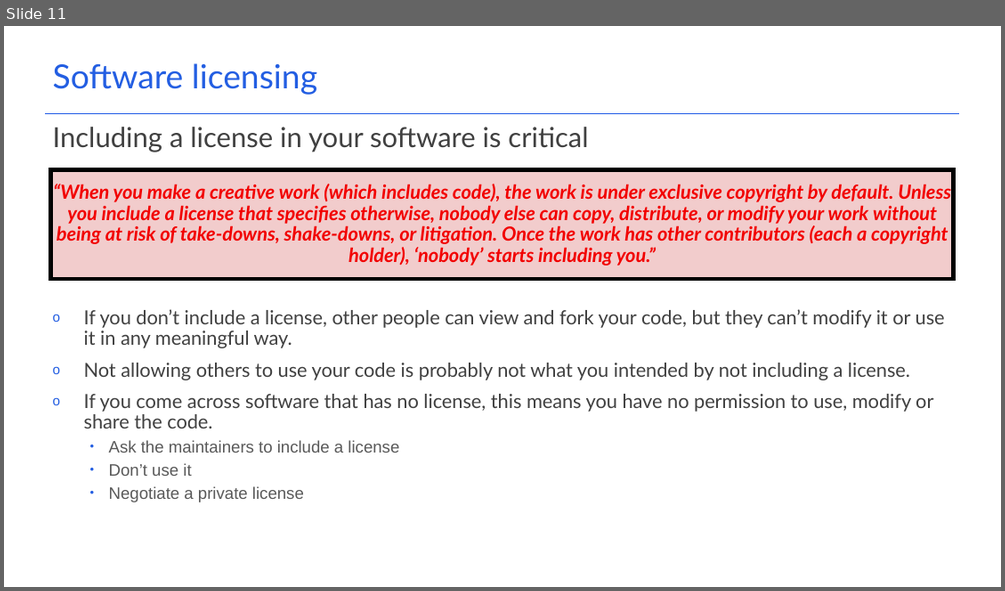
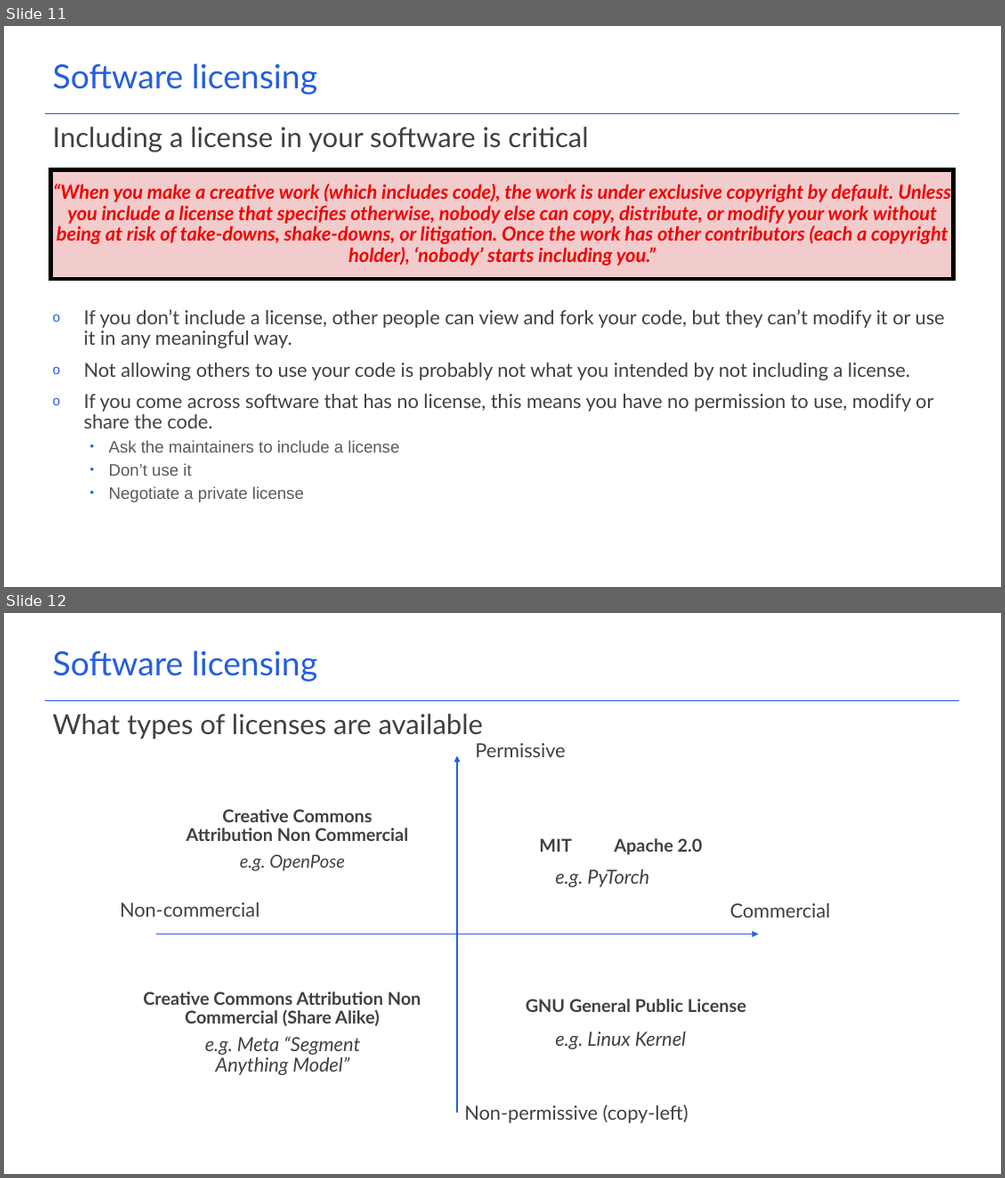
Before and after one commit to acceleratescience/resource-hub, a slide deck: packaging-publishing/Slides/2_versioncontrol.pptx. Shown one above the other, each under a label of ours: slide 11 before the commit, slides 11 and 12 after it. The pictures are 1005x591 and 1005x1178 pixels, drawn with LibreOffice and Linux fonts; fonts in the diff are those of the drawing; background and template pictures are left out. Boxes give left, top, right and bottom in pixels: in the first picture for what was removed or moved away, otherwise in the second. Text is boxed around its words. In the diff, an @@ line names an element or a change of style, - is before the commit and + after.

```diff
--- a/packaging-publishing/Slides/2_versioncontrol.pptx
+++ b/packaging-publishing/Slides/2_versioncontrol.pptx
@@ slide 12 added at <box>4,613,1001,1174</box>, background #FFFFFF; not listed: 1 template element that a slide beside it also shows @@
@@ text added at <box>53,650,317,682</box>, 32 pt, text #235EE2 @@
+Software licensing
@@ text added at <box>53,714,483,739</box>, 26.7 pt, text #404040 @@
+What types of licenses are available
@@ text added at <box>475,743,565,757</box>, 18.7 pt, text #404040 @@
+Permissive
@@ arrow added from (457, 1112) to (457, 755), #235DE3 1.5 pt @@
@@ text added at <box>186,809,408,841</box>, 17 pt, text #404040, bold @@
+Creative Commons Attribution Non Commercial
@@ text added at <box>539,838,703,855</box>, 17 pt, text #404040, bold @@
+MIT Apache 2.0
@@ text added at <box>240,854,345,871</box>, 17.3 pt, text #404040, italic @@
+e.g. OpenPose
@@ text added at <box>555,869,649,887</box>, 18.7 pt, text #404040, italic @@
+e.g. PyTorch
@@ text added at <box>120,902,259,916</box>, 18.7 pt, text #404040 @@
+Non-commercial
@@ text added at <box>730,903,831,917</box>, 18.7 pt, text #404040 @@
+Commercial
@@ arrow added from (156, 933) to (759, 933), #235DE3 1.5 pt @@
@@ text added at <box>143,991,421,1026</box>, 17 pt, text #404040, bold @@
+Creative Commons Attribution Non Commercial (Share Alike)
@@ text added at <box>526,998,746,1012</box>, 17 pt, text #404040, bold @@
+GNU General Public License
@@ text added at <box>205,1036,360,1075</box>, 18.7 pt, text #404040, italic @@
+e.g. Meta “Segment Anything Model”
@@ text added at <box>555,1031,686,1049</box>, 18.7 pt, text #404040, italic @@
+e.g. Linux Kernel
@@ text added at <box>464,1104,688,1123</box>, 18.7 pt, text #404040 @@
+Non-permissive (copy-left)
```
Also in this commit, not shown: 1 other slide added, 1 slide removed, 8 other files.
